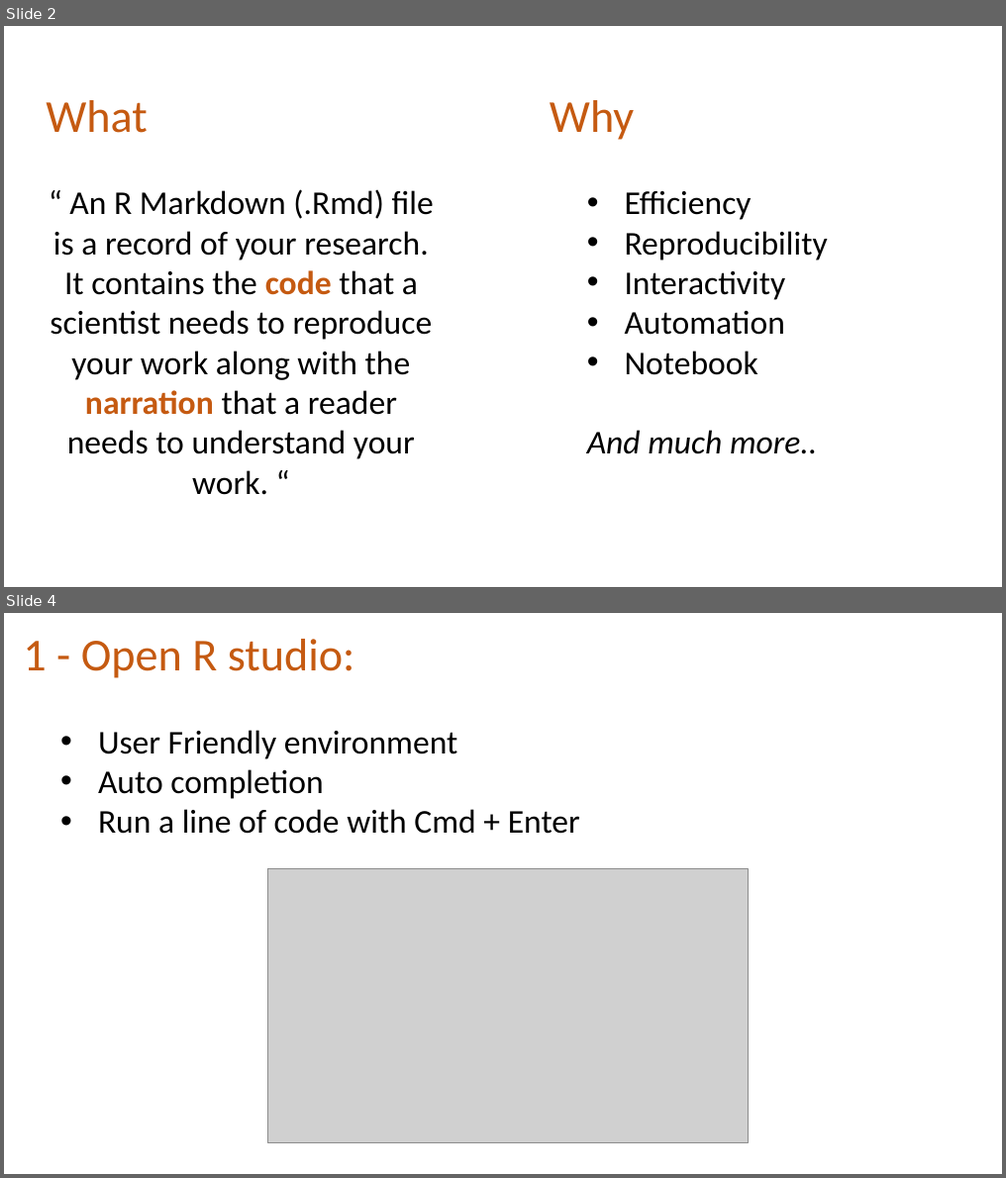
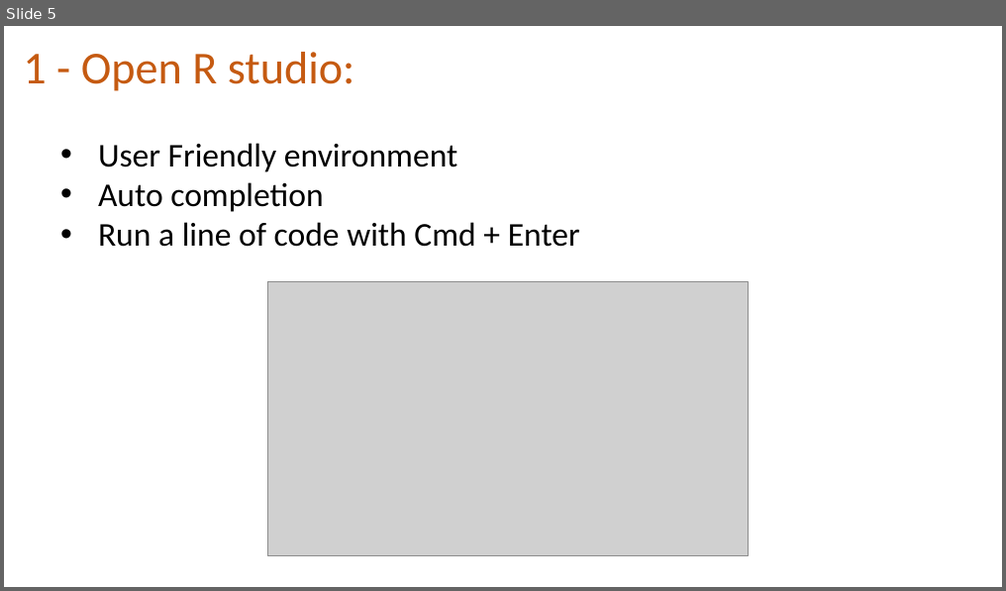
Before and after one commit to holtzy/Teaching, a slide deck: Intro_Github.pptx. Shown one above the other, each under a label of ours: slides 2 and 4 before the commit, slide 5 after it; the slides between them are not shown. The pictures are 1006x1178 and 1006x591 pixels, drawn with LibreOffice and Linux fonts; fonts in the diff are those of the drawing; grey boxes stand for pictures. Boxes give left, top, right and bottom in pixels: in the first picture for what was removed or moved away, otherwise in the second. Text is boxed around its words. In the diff, an @@ line names an element or a change of style, - is before the commit and + after.

```diff
--- a/Intro_Github.pptx
+++ b/Intro_Github.pptx
@@ slide 2 removed at [4, 26, 1002, 587], background #FFFFFF @@
@@ text removed at [46, 100, 434, 495] @@
-What
-“ An R Markdown (.Rmd) file is a record of your research. It contains the code that a scientist needs to reproduce your work along with the narration that a reader needs to understand your work. “
@@ text removed at [549, 100, 828, 455] @@
-Why
-  • Efficiency
-  • Reproducibility
-  • Interactivity
-  • Automation
-  • Notebook
-  And much more..
@@ what was slide 4 is now slide 5 @@
```
Also in this commit, not shown: 1 slide changed, 3 slides added, 1 other slide removed.
